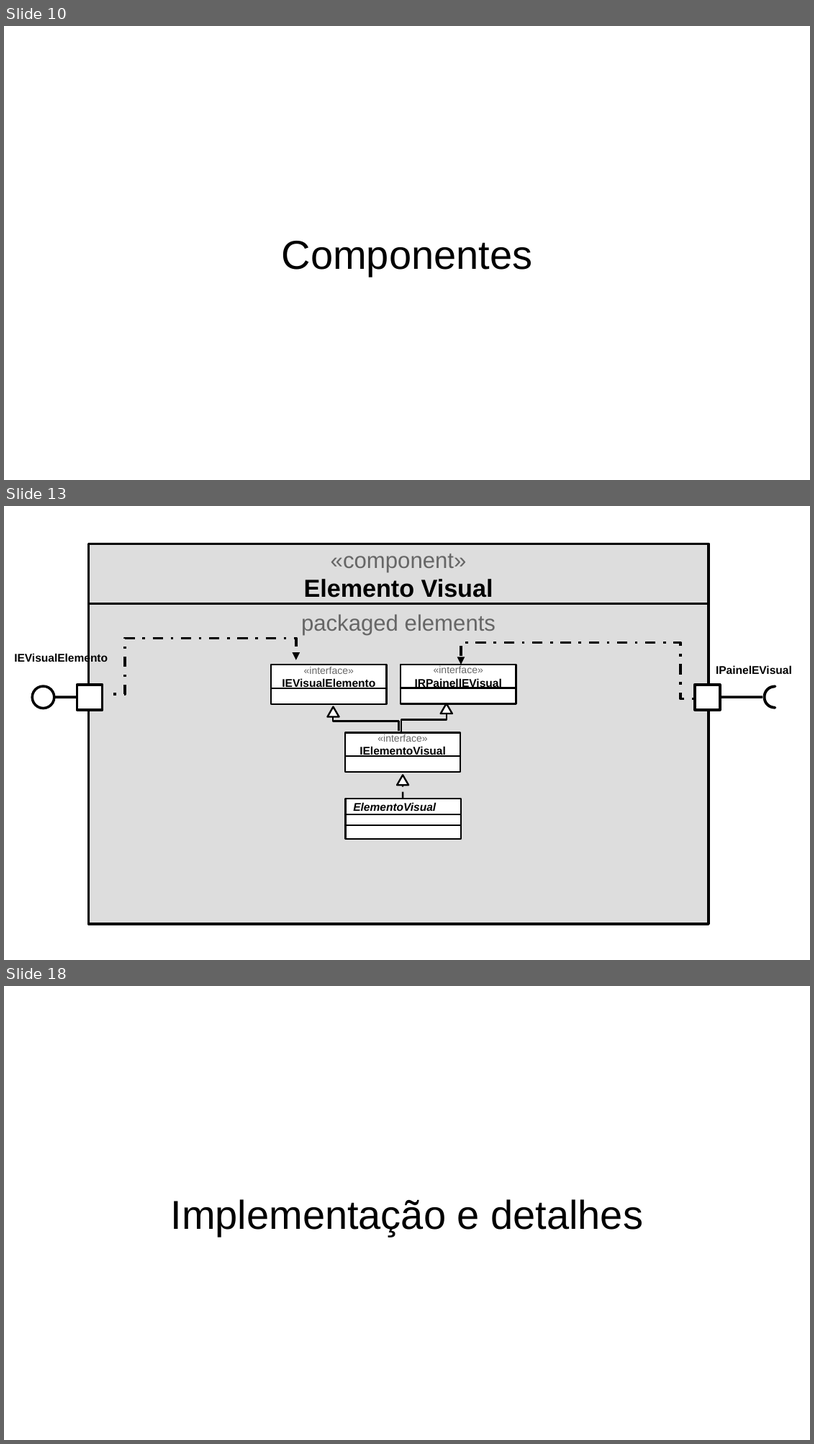
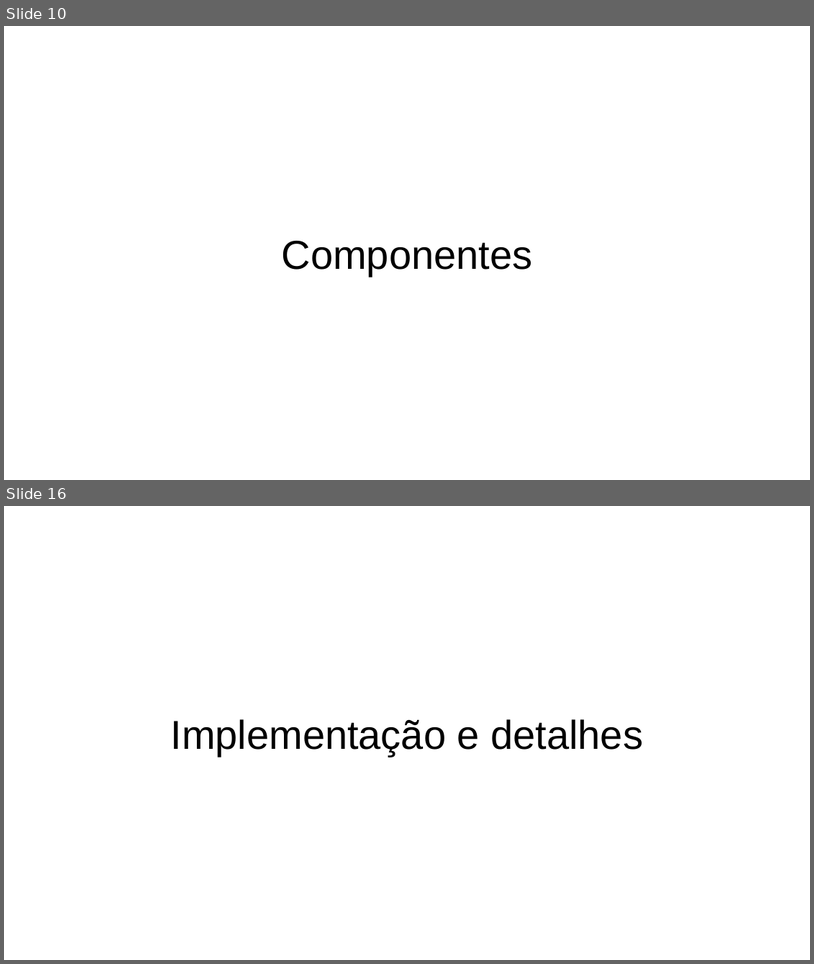
Before and after one commit to randersonLemos/peixonauta, a slide deck: lab07/assets/apresentacao_1.odp. Shown one above the other, each under a label of ours: slides 10, 13 and 18 before the commit, slides 10 and 16 after it; the slides between them are not shown. The pictures are 814x1444 and 814x964 pixels, drawn with LibreOffice and Linux fonts; fonts in the diff are those of the drawing. Boxes give left, top, right and bottom in pixels: in the first picture for what was removed or moved away, otherwise in the second. Text is boxed around its words. In the diff, an @@ line names an element or a change of style, - is before the commit and + after.

```diff
--- a/lab07/assets/apresentacao_1.odp
+++ b/lab07/assets/apresentacao_1.odp
@@ slide 13 removed at <box>4,506,810,960</box>, background #FFFFFF @@
@@ rectangle removed at <box>89,544,709,605</box> @@
-«component»
-Elemento Visual
@@ rectangle removed at <box>89,604,709,924</box> @@
-packaged elements
@@ text removed at <box>14,652,108,664</box> @@
-IEVisualElemento
@@ freeform shape removed at <box>113,638,296,695</box> @@
@@ freeform shape removed at <box>461,642,695,699</box> @@
@@ rectangle removed at <box>271,665,386,689</box> @@
-«interface»
-IEVisualElemento
@@ rectangle removed at <box>401,664,516,688</box> @@
-«interface»
-IRPainellEVisual
@@ text removed at <box>716,665,792,674</box> @@
-IPainelEVisual
@@ ellipse removed at <box>32,686,54,708</box> @@
@@ line removed from (94, 697) to (55, 697) @@
@@ rectangle removed at <box>77,685,103,709</box> @@
@@ rectangle removed at <box>271,688,386,705</box> @@
@@ rectangle removed at <box>401,687,516,703</box> @@
@@ rectangle removed at <box>695,685,720,709</box> @@
@@ line removed from (710, 697) to (763, 697) @@
@@ freeform shape removed at <box>764,687,776,708</box> @@
@@ freeform shape removed at <box>327,707,339,716</box> @@
@@ freeform shape removed at <box>333,709,399,730</box> @@
@@ freeform shape removed at <box>401,703,448,733</box> @@
@@ freeform shape removed at <box>441,703,453,713</box> @@
@@ rectangle removed at <box>345,733,460,757</box> @@
-«interface»
-IElementoVisual
@@ rectangle removed at <box>345,756,460,772</box> @@
@@ freeform shape removed at <box>398,775,409,784</box> @@
@@ line removed from (403, 785) to (403, 801) @@
@@ rectangle removed at <box>346,799,461,815</box> @@
-ElementoVisual
@@ rectangle removed at <box>346,814,461,824</box> @@
@@ rectangle removed at <box>346,824,461,838</box> @@
@@ what was slide 18 is now slide 16 @@
```
Also in this commit, not shown: 10 slides changed, 1 slide added, 2 other slides removed, 2 other files.
